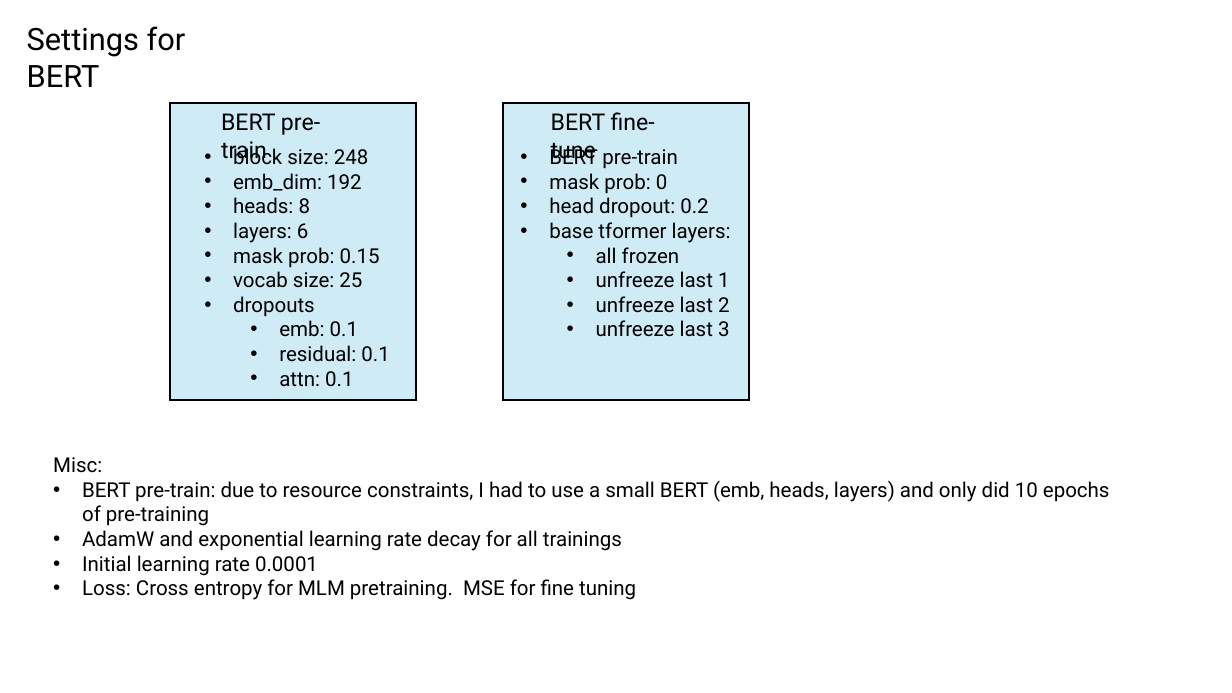
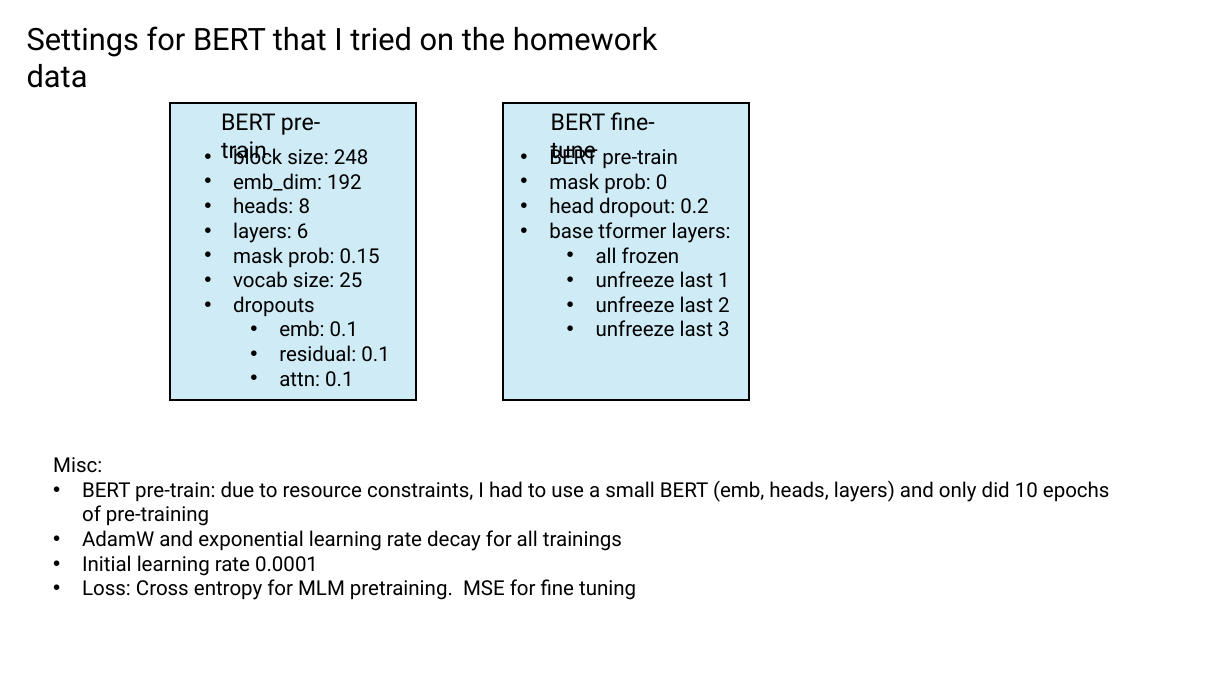
Before and after one commit to planaria158/BERT-antibody-antigen-binding-energy, a slide deck: slide 28 of Homework-aAlphaBio.pptx (slide 25 before the commit). Drawn at 1232x693 pixels with LibreOffice and Linux fonts; fonts in the diff are those of the drawing. Boxes give left, top, right and bottom in pixels: in the first picture for what was removed or moved away, otherwise in the second. Text is boxed around its words. In the diff, an @@ line names an element or a change of style, - is before the commit and + after.

```diff
--- a/Homework-aAlphaBio.pptx
+++ b/Homework-aAlphaBio.pptx
@@ text at box(27, 26, 658, 57): text changed @@
-Settings for BERT
+Settings for BERT that I tried on the homework data
```
Also in this commit, not shown: 11 other slides changed, 3 slides added, 1 other file.
